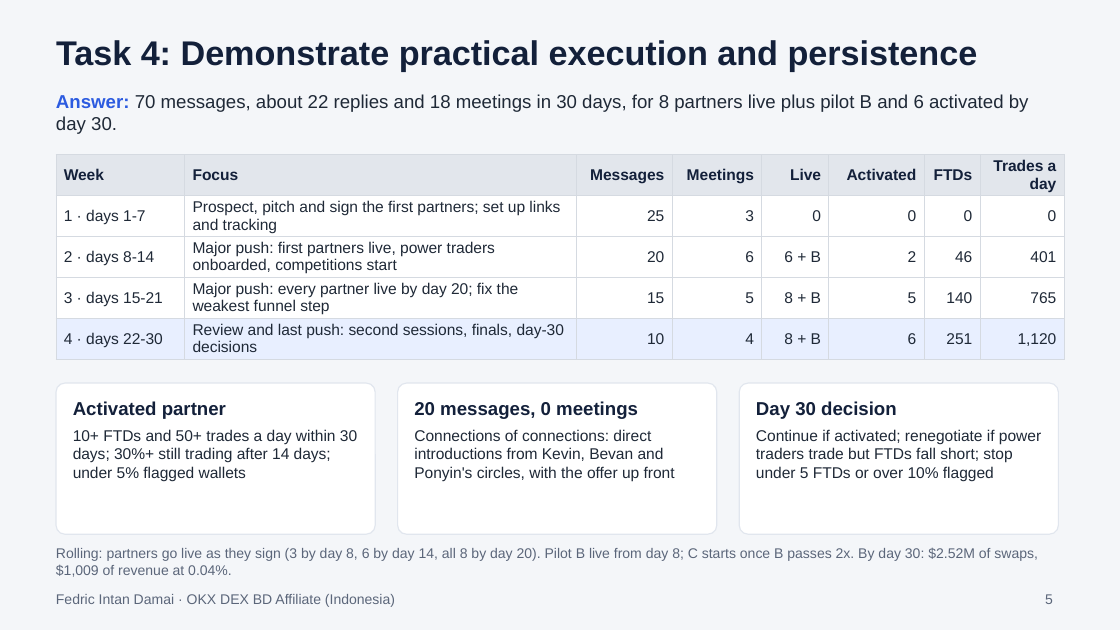
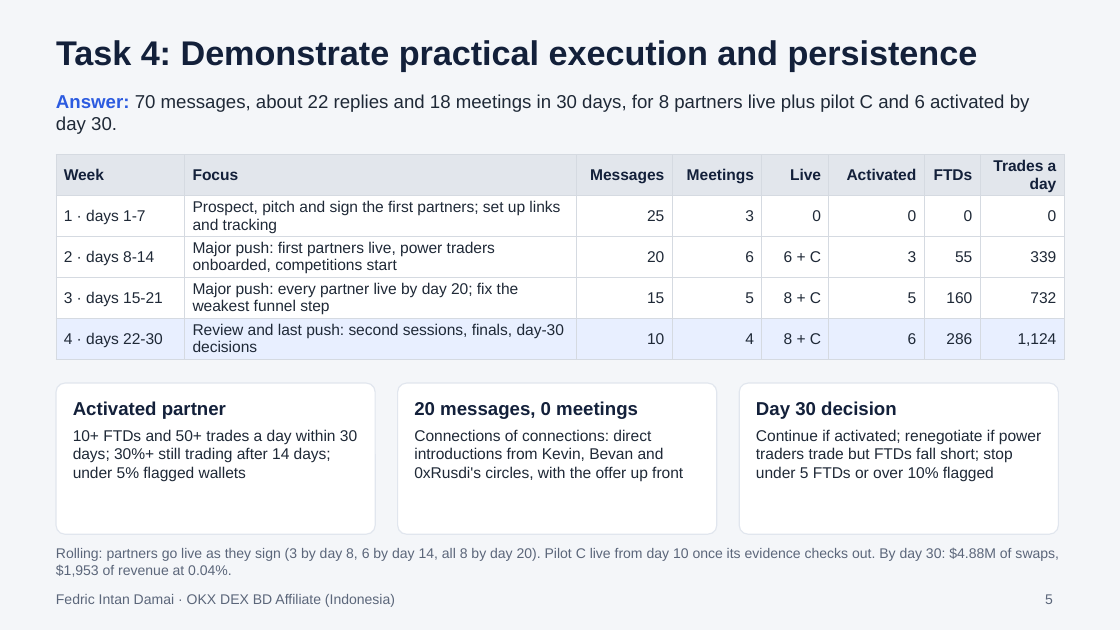
Before and after one commit to fedricdamai/SuperCashier, a slide deck: slide 5 of okx-dex-affiliates-id/submission-v2/OKX_DEX_BD_Affiliate_Indonesia_Slides.pptx. Drawn at 1120x630 pixels with LibreOffice and Linux fonts; fonts in the diff are those of the drawing. Boxes give left, top, right and bottom in pixels: in the first picture for what was removed or moved away, otherwise in the second. Text is boxed around its words. In the diff, an @@ line names an element or a change of style, - is before the commit and + after.

```diff
--- a/okx-dex-affiliates-id/submission-v2/OKX_DEX_BD_Affiliate_Indonesia_Slides.pptx
+++ b/okx-dex-affiliates-id/submission-v2/OKX_DEX_BD_Affiliate_Indonesia_Slides.pptx
@@ text at bbox=[56, 94, 1030, 134]: text changed @@
-Answer: 70 messages, about 22 replies and 18 meetings in 30 days, for 8 partners live plus pilot B and 6 activated by day 30.
+Answer: 70 messages, about 22 replies and 18 meetings in 30 days, for 8 partners live plus pilot C and 6 activated by day 30.
@@ table at bbox=[56, 155, 1064, 356] @@
-row 3: 2 · days 8-14 | Major push: first partners live, power traders onboarded, competitions start | 20 | 6 | 6 + B | 2 | 46 | 401
+row 3: 2 · days 8-14 | Major push: first partners live, power traders onboarded, competitions start | 20 | 6 | 6 + C | 3 | 55 | 339
-row 4: 3 · days 15-21 | Major push: every partner live by day 20; fix the weakest funnel step | 15 | 5 | 8 + B | 5 | 140 | 765
+row 4: 3 · days 15-21 | Major push: every partner live by day 20; fix the weakest funnel step | 15 | 5 | 8 + C | 5 | 160 | 732
-row 5: 4 · days 22-30 | Review and last push: second sessions, finals, day-30 decisions | 10 | 4 | 8 + B | 6 | 251 | 1,120
+row 5: 4 · days 22-30 | Review and last push: second sessions, finals, day-30 decisions | 10 | 4 | 8 + C | 6 | 286 | 1,124
@@ text at bbox=[414, 429, 683, 481]: text changed @@
-Connections of connections: direct introductions from Kevin, Bevan and Ponyin's circles, with the offer up front
+Connections of connections: direct introductions from Kevin, Bevan and 0xRusdi's circles, with the offer up front
@@ text at bbox=[56, 548, 1059, 577]: text changed @@
-Rolling: partners go live as they sign (3 by day 8, 6 by day 14, all 8 by day 20). Pilot B live from day 8; C starts once B passes 2x. By day 30: $2.52M of swaps, $1,009 of revenue at 0.04%.
+Rolling: partners go live as they sign (3 by day 8, 6 by day 14, all 8 by day 20). Pilot C live from day 10 once its evidence checks out. By day 30: $4.88M of swaps, $1,953 of revenue at 0.04%.
```
Also in this commit, not shown: 4 other slides changed, 9 other files.
